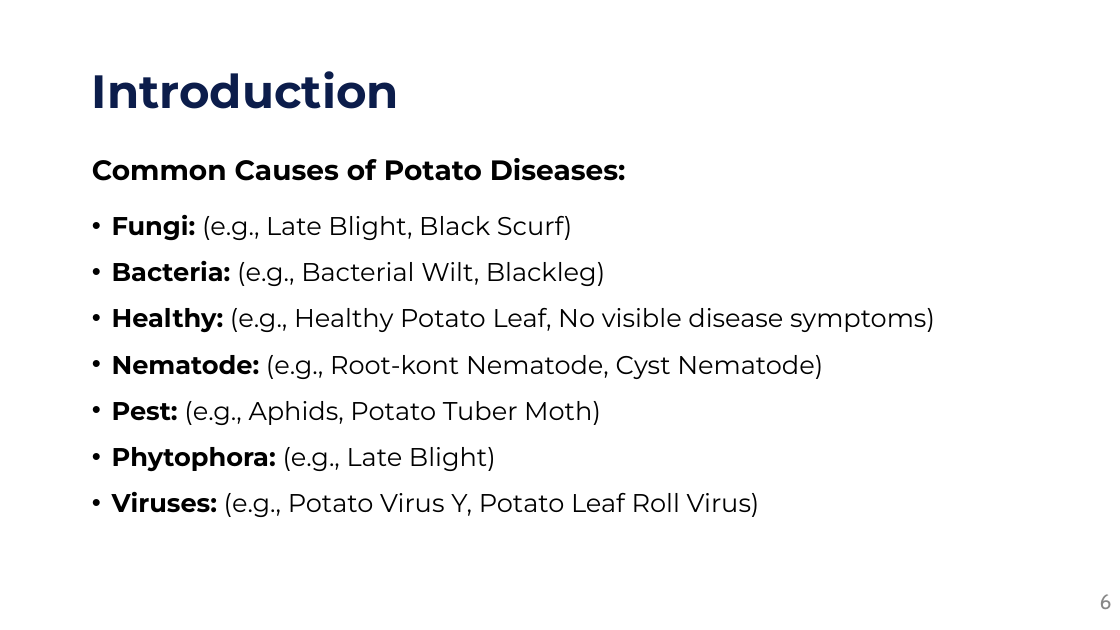
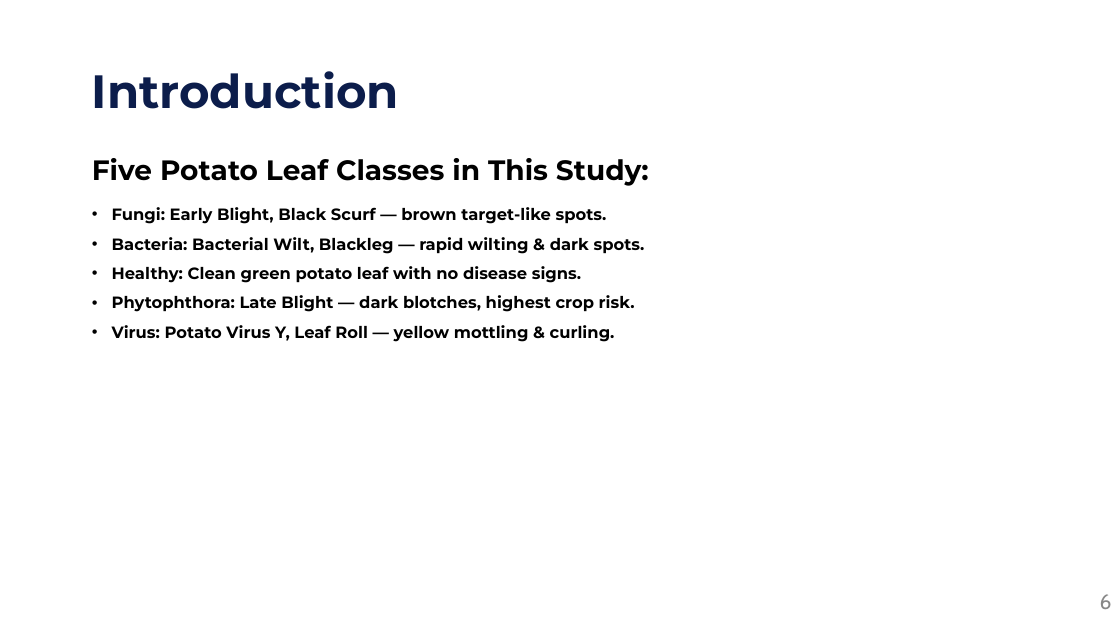
Before and after one commit to mamunonweb/capstone, a slide deck: slide 6 of 01/presentation/Potato_Leaf_Disease_Defense_Slides.pptx. Drawn at 1120x630 pixels with LibreOffice and Linux fonts; fonts in the diff are those of the drawing. Boxes give left, top, right and bottom in pixels: in the first picture for what was removed or moved away, otherwise in the second. Text is boxed around its words. In the diff, an @@ line names an element or a change of style, - is before the commit and + after.

```diff
--- a/01/presentation/Potato_Leaf_Disease_Defense_Slides.pptx
+++ b/01/presentation/Potato_Leaf_Disease_Defense_Slides.pptx
@@ text at (x1=92, y1=158, x2=649, y2=186): text changed @@
-Common Causes of Potato Diseases:
+Five Potato Leaf Classes in This Study:
@@ text at (x1=112, y1=207, x2=645, y2=342): text changed; size 22 to 14 pt; bold on @@
-• Fungi: (e.g., Late Blight, Black Scurf)
-• Bacteria: (e.g., Bacterial Wilt, Blackleg)
-• Healthy: (e.g., Healthy Potato Leaf, No visible disease symptoms)
-• Nematode: (e.g., Root-kont Nematode, Cyst Nematode)
-• Pest: (e.g., Aphids, Potato Tuber Moth)
-• Phytophora: (e.g., Late Blight)
-• Viruses: (e.g., Potato Virus Y, Potato Leaf Roll Virus)
+• Fungi: Early Blight, Black Scurf — brown target-like spots.
+• Bacteria: Bacterial Wilt, Blackleg — rapid wilting & dark spots.
+• Healthy: Clean green potato leaf with no disease signs.
+• Phytophthora: Late Blight — dark blotches, highest crop risk.
+• Virus: Potato Virus Y, Leaf Roll — yellow mottling & curling.
```
Also in this commit, not shown: 28 other slides changed, 1 slide added, 2 slides removed, 25 other files.
